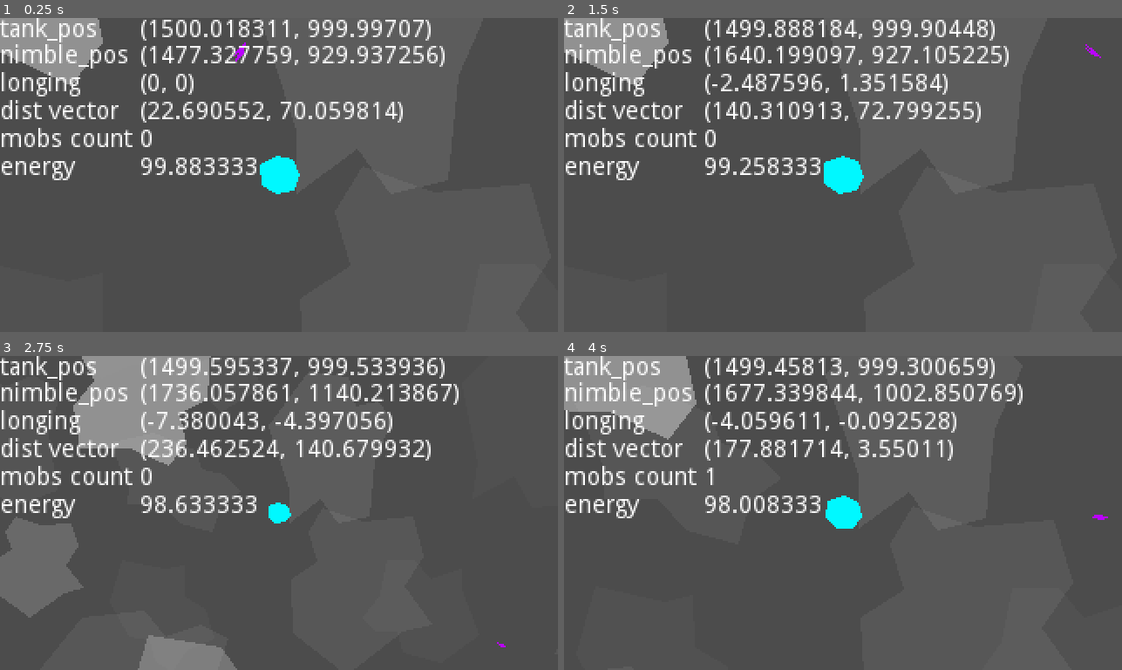
Above: before the commit, frames 1-4 (two rows, left to right).
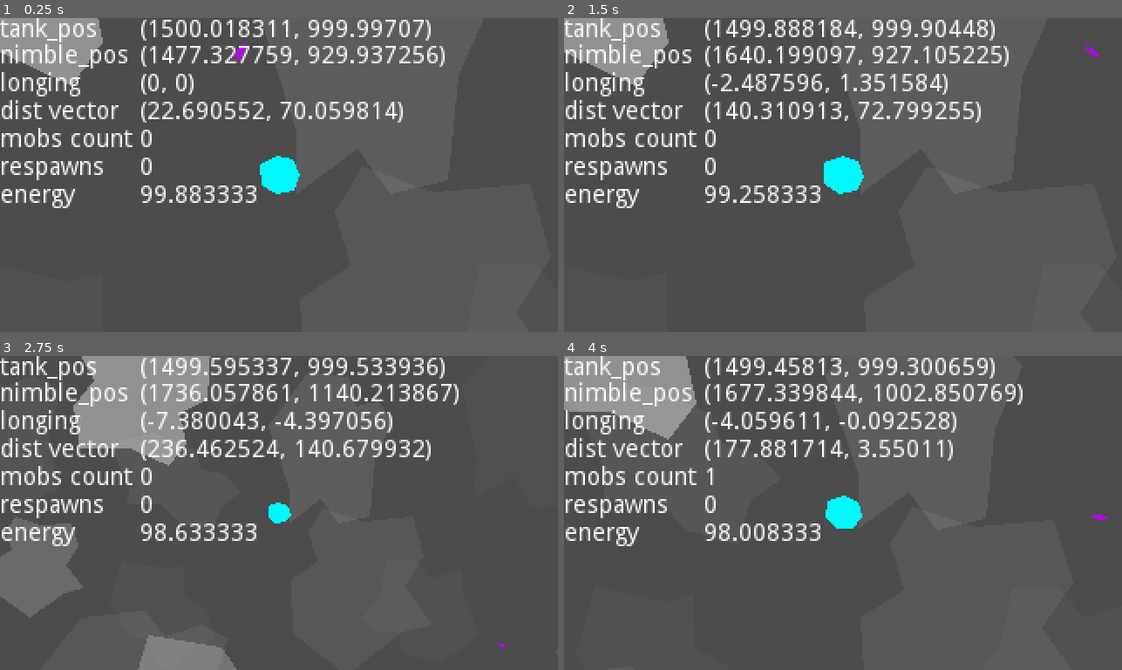
Above: after the commit, the same moments.

Repository: weresharks/krak-jam-2022
Game: Godot game, scene res://Main.tscn
Two runs of this game, one before a commit and one after it. Both use one fixed random seed, a clock stepped at 60 frames per second and the inputs below.
Inputs:
- Up to frame 1 (0.25 s): no input
- Up to frame 2 (1.5 s): hold D (nimble_right) 0.53-1.28 s; hold S (nimble_down) from 1.28 s (still down)
- Up to frame 3 (2.75 s): release S (nimble_down) at 2.03 s; hold D (nimble_right) from 2.03 s (still down)
- Up to frame 4 (4 s): release D (nimble_right) at 2.78 s; hold W (nimble_up) 2.78-3.53 s; hold A (nimble_left) from 3.53 s (still down)

The runs differ from the first frame. In frame 1, 2.0% of the frame differs, in the area x 0-46%, y 44-61%; in frame 2, 2.0%; in frame 3, 2.0%; in frame 4, 2.1%.

Commit message:
despawn/respawn mobs exiting the play area

Diff:
--- a/game/Debug.tscn
+++ b/game/Debug.tscn
@@ -95,16 +95,16 @@
 "_edit_use_anchors_": false
 }
 
-[node name="label_energy" type="Label" parent="."]
+[node name="label_respawns" type="Label" parent="."]
 margin_top = 79.0
 margin_right = 76.0
 margin_bottom = 93.0
-text = "energy"
+text = "respawns"
 __meta__ = {
 "_edit_use_anchors_": false
 }
 
-[node name="energy" type="Label" parent="."]
+[node name="respawns" type="Label" parent="."]
 margin_left = 80.0
 margin_top = 79.0
 margin_right = 120.0
@@ -113,3 +113,22 @@
 __meta__ = {
 "_edit_use_anchors_": false
 }
+
+[node name="label_energy" type="Label" parent="."]
+margin_top = 95.0
+margin_right = 76.0
+margin_bottom = 109.0
+text = "energy"
+__meta__ = {
+"_edit_use_anchors_": false
+}
+
+[node name="energy" type="Label" parent="."]
+margin_left = 80.0
+margin_top = 95.0
+margin_right = 120.0
+margin_bottom = 109.0
+text = "123"
+__meta__ = {
+"_edit_use_anchors_": false
+}
--- a/game/Main.gd
+++ b/game/Main.gd
@@ -8,14 +8,14 @@
 export var min_zoom_distance_y: float = 75
 export var max_zoom_distance_y: float = 300
 
-export var num_mobs: int = 100
-export var mob_margin: int = 100
+export var mob_margin: float = 100
+export var mob_despawn_margin: float = 200
 
 var max_mobs = 100
+var num_respawns = 0
 
-var any_mob_scene: PackedScene = load("res://BaseMob.tscn")
-var good_mob_scene: PackedScene = load("res://GoodMob.tscn")
-var bad_mob_scene: PackedScene = load("res://BadMob.tscn")
+var GoodMob: PackedScene = load("res://GoodMob.tscn")
+var BadMob: PackedScene = load("res://BadMob.tscn")
 
 export var good_mob_probability: float = 0.2
 
@@ -55,7 +55,7 @@
 	update_debug_visibility()
 
 func spawn_mob():
-	var mob_scene = bad_mob_scene if randf() > good_mob_probability else good_mob_scene
+	var mob_scene = BadMob if randf() > good_mob_probability else GoodMob
 
 	var mob_position: Vector2 = Vector2.ZERO
 	for _i in range(10):
@@ -71,12 +71,21 @@
 	if mob_position == Vector2.ZERO:
 		return
 
-	var mob = mob_scene.instance()
-	mobs.append(mob)
-	mob.position = mob_position
-	add_child(mob)
-	mob.update_tank_pos($Tank.position)
-	mob.update_nimble_pos($Nimble.position)
+	var m = mob_scene.instance()
+	mobs.append(m)
+	m.position = mob_position
+	add_child(m)
+	update_mob(m)
+
+
+func despawn_mob(m):
+	mobs.erase(m)
+	m.queue_free()
+
+
+func update_mob(m):
+	m.update_tank_pos($Tank.position)
+	m.update_nimble_pos($Nimble.position)
 
 
 func update_debug(distance_vector):
@@ -86,17 +95,23 @@
 	$Debug/mobs_count.text = str(mobs.size())
 	$Debug/nimble_longing.text = str($Nimble.longing)
 	$Debug/energy.text = str($Tank.energy)
+	$Debug/respawns.text = str(num_respawns)
+
 
 func _process(delta):
 	$Nimble.update_tank_pos($Tank.position)
 
 	for m in mobs:
 		if m.collided:
-			mobs.erase(m)
-			m.queue_free()
+			despawn_mob(m)
+		elif not Rect2(
+			Vector2.ONE * - mob_despawn_margin, scene_size + Vector2.ONE * mob_despawn_margin
+		).has_point(m.position):
+			despawn_mob(m)
+			spawn_mob()
+			num_respawns += 1
 		else:
-			m.update_tank_pos($Tank.position)
-			m.update_nimble_pos($Nimble.position)
+			update_mob(m)
 
 	var distance_vector: Vector2 = ($Nimble.position - $Tank.position).abs()
 
